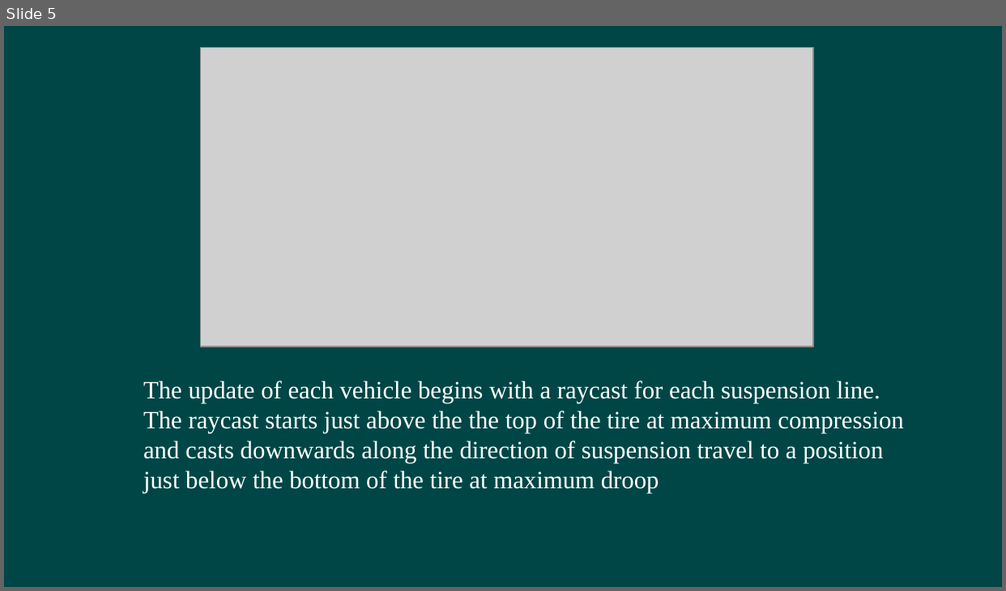
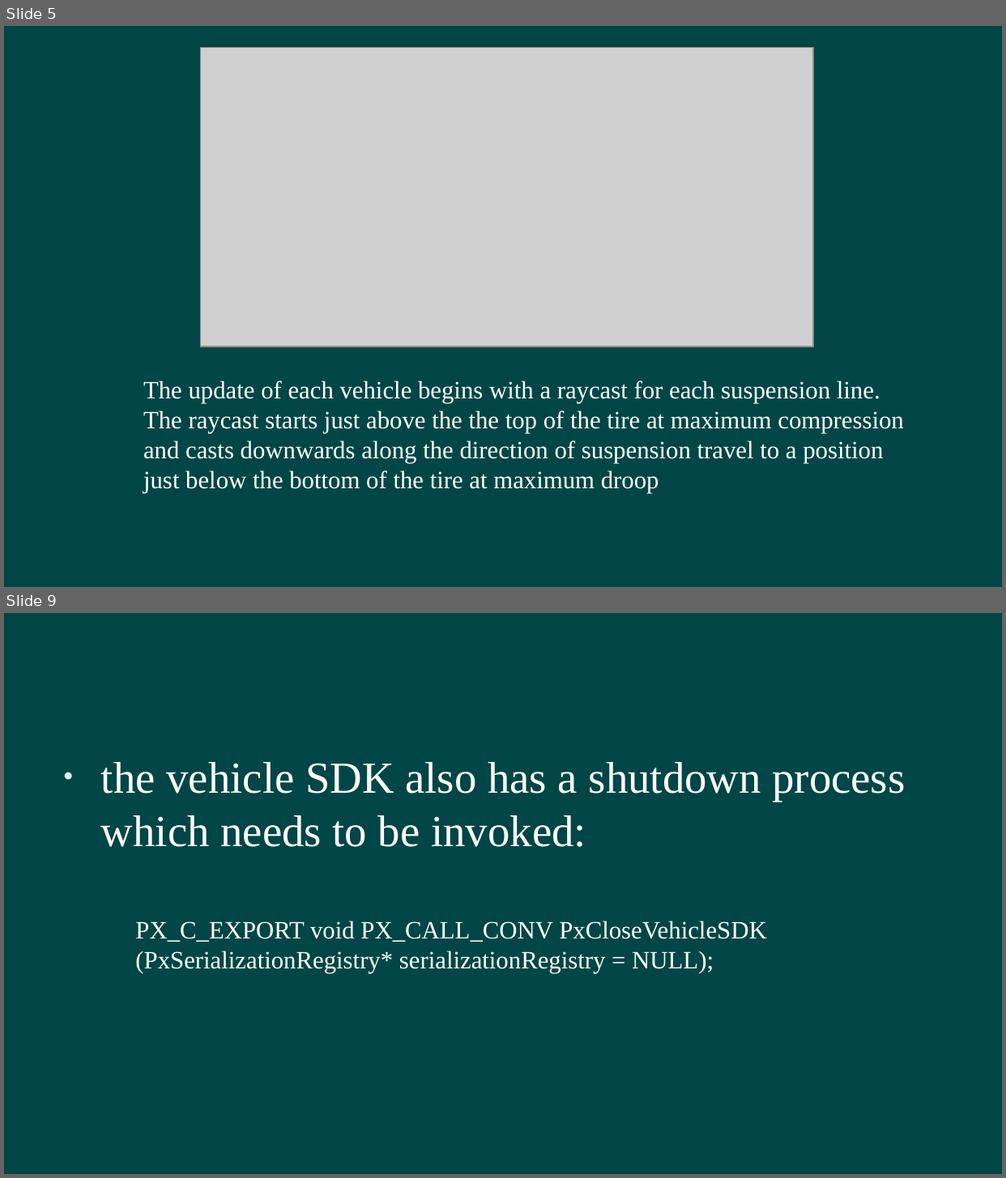
Before and after one commit to hanhonglei/Course_GamePhysics, a slide deck: Slides/11 Vehicle/Vehicle.pptx. Shown one above the other, each under a label of ours: slide 5 before the commit, slides 5 and 9 after it; the slides between them are not shown. The pictures are 1006x591 and 1006x1178 pixels, drawn with LibreOffice and Linux fonts; fonts in the diff are those of the drawing; grey boxes stand for pictures; background and template pictures are left out. Boxes give left, top, right and bottom in pixels: in the first picture for what was removed or moved away, otherwise in the second. Text is boxed around its words. In the diff, an @@ line names an element or a change of style, - is before the commit and + after.

```diff
--- a/Slides/11 Vehicle/Vehicle.pptx
+++ b/Slides/11 Vehicle/Vehicle.pptx
@@ slide 9 added at <box>4,613,1002,1174</box>, background #004646 @@
@@ text added at <box>101,762,905,847</box>, 32 pt, text #FFFFFF @@
+• the vehicle SDK also has a shutdown process which needs to be invoked:
@@ text added at <box>135,921,766,973</box>, 18 pt, text #FFFFFF @@
+PX_C_EXPORT void PX_CALL_CONV PxCloseVehicleSDK (PxSerializationRegistry* serializationRegistry = NULL);
```
Also in this commit, not shown: 11 other slides added, 1 slide removed, 1 other file.
